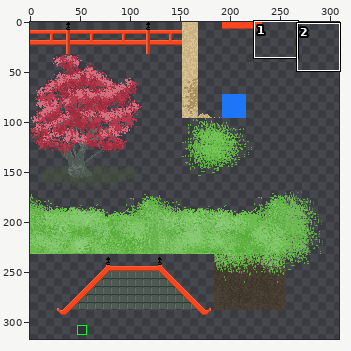
Sprite sheet, stored at media/garden.png. The picture above shows the old version from afar; the outline marks the close-up.
Close-up. Old version:
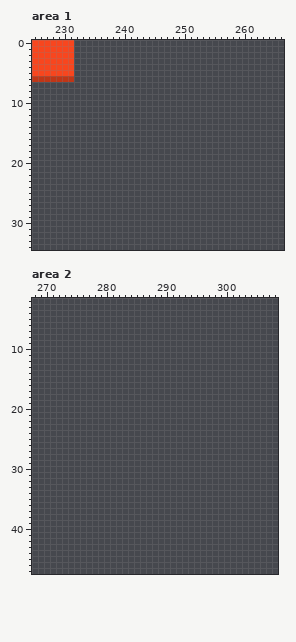
The file is 320x320 pixels. Colours within 5 levels of each other are drawn and written as one. Shown: area 1: x 225..266, y 0..34; area 2: x 268..308, y 2..47. The wide view leaves out empty margins.
After the commit:
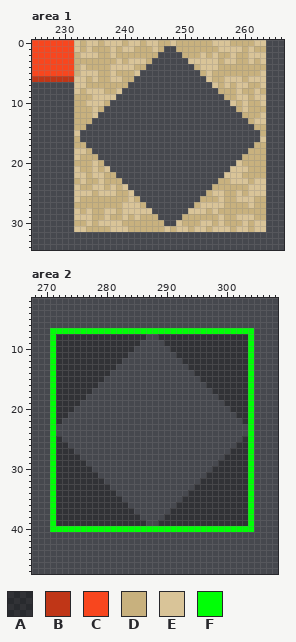
Palette (. is transparent): A #0000004d  B #c03617  C #f8461e  D #c8b17e  E #d9c498  F #00ff06
Difference:
--- area 1
@@ x 225..266 @@
- 0 CCCCCCC...................................
- 1 CCCCCCC...................................
- 2 CCCCCCC...................................
- 3 CCCCCCC...................................
- 4 CCCCCCC...................................
- 5 CCCCCCC...................................
- 6 BBBBBBB...................................
- 7 ..........................................
- 8 ..........................................
- 9 ..........................................
-10 ..........................................
-11 ..........................................
-12 ..........................................
-13 ..........................................
-14 ..........................................
-15 ..........................................
-16 ..........................................
-17 ..........................................
-18 ..........................................
-19 ..........................................
-20 ..........................................
-21 ..........................................
-22 ..........................................
-23 ..........................................
-24 ..........................................
-25 ..........................................
-26 ..........................................
-27 ..........................................
-28 ..........................................
-29 ..........................................
-30 ..........................................
-31 ..........................................
+ 0 CCCCCCCEDEEDEEEDEEDEEDDEDDDDDDEEEDDDDEE...
+ 1 CCCCCCCEDEDDDEDEEDDDED..DDDDDDDEEEEDEDD...
+ 2 CCCCCCCDEEEDDEDDDDDDD....DDDEDEDDEDDEEE...
+ 3 CCCCCCCDDDDDDDEDEEED......EEEEEDEEDDEDE...
+ 4 CCCCCCCDEDDDDEEEEDD........DEEEDDDDDDDD...
+ 5 CCCCCCCDEEEDDEDDDE..........DEDDDDDDDDE...
+ 6 BBBBBBBEEDEDDEEDD............EDDEEEDEEE...
+ 7 .......EEDDDDDDD..............EDEDEEDDE...
+ 8 .......EDEEEDDE................DDDEDDED...
+ 9 .......DDDEEEE..................DDEEDEE...
+10 .......DDEEED....................EDEDDE...
+11 .......DDDED......................DEDDD...
+12 .......DDDE........................DDDE...
+13 .......DDD..........................DEE...
+14 .......DD............................DD...
+15 .......E..............................D...
+16 .......D..............................E...
+17 .......DD............................DD...
+18 .......EED..........................DDD...
+19 .......EDDD........................DDDD...
+20 .......DDDED......................EDDDD...
+21 .......EDDEDE....................EEEDDD...
+22 .......EEDEEDD..................EEEDDDD...
+23 .......DEDDEDDD................DDEEEDEE...
+24 .......EDDEEDEDE..............DDDDDDEEE...
+25 .......EEEDEEEDDE............DEEDDEDEEE...
+26 .......EDDDDDDDDED..........DDDEDDEEEDD...
+27 .......DDDDDDDDEEED........DEEEEDDDDEDD...
+28 .......EDEDDEEDEEEEE......EEEDEDDDDDDDD...
+29 .......EEEDDEDDEDEDDD....DDDDDDEDDEEEDD...
+30 .......DDEDEEEEDDDDDDD..EDDDEEDEDDDEDEE...
+31 .......EEDDDDEEEDDDDDDEDEEDEEDEEEDEEDEE...
 32 ..........................................
--- area 2
@@ x 268..308 @@
  6 .........................................
- 7 .........................................
- 8 .........................................
- 9 .........................................
-10 .........................................
-11 .........................................
-12 .........................................
-13 .........................................
-14 .........................................
-15 .........................................
-16 .........................................
-17 .........................................
-18 .........................................
-19 .........................................
-20 .........................................
-21 .........................................
-22 .........................................
-23 .........................................
-24 .........................................
-25 .........................................
-26 .........................................
-27 .........................................
-28 .........................................
-29 .........................................
-30 .........................................
-31 .........................................
-32 .........................................
-33 .........................................
-34 .........................................
-35 .........................................
-36 .........................................
-37 .........................................
-38 .........................................
-39 .........................................
-40 .........................................
+ 7 ...FFFFFFFFFFFFFFFFFFFFFFFFFFFFFFFFFF....
+ 8 ...FAAAAAAAAAAAAAAA..AAAAAAAAAAAAAAAF....
+ 9 ...FAAAAAAAAAAAAAA....AAAAAAAAAAAAAAF....
+10 ...FAAAAAAAAAAAAA......AAAAAAAAAAAAAF....
+11 ...FAAAAAAAAAAAA........AAAAAAAAAAAAF....
+12 ...FAAAAAAAAAAA..........AAAAAAAAAAAF....
+13 ...FAAAAAAAAAA............AAAAAAAAAAF....
+14 ...FAAAAAAAAA..............AAAAAAAAAF....
+15 ...FAAAAAAAA................AAAAAAAAF....
+16 ...FAAAAAAA..................AAAAAAAF....
+17 ...FAAAAAA....................AAAAAAF....
+18 ...FAAAAA......................AAAAAF....
+19 ...FAAAA........................AAAAF....
+20 ...FAAA..........................AAAF....
+21 ...FAA............................AAF....
+22 ...FA..............................AF....
+23 ...F................................F....
+24 ...F................................F....
+25 ...FA..............................AF....
+26 ...FAA............................AAF....
+27 ...FAAA..........................AAAF....
+28 ...FAAAA........................AAAAF....
+29 ...FAAAAA......................AAAAAF....
+30 ...FAAAAAA....................AAAAAAF....
+31 ...FAAAAAAA..................AAAAAAAF....
+32 ...FAAAAAAAA................AAAAAAAAF....
+33 ...FAAAAAAAAA..............AAAAAAAAAF....
+34 ...FAAAAAAAAAA............AAAAAAAAAAF....
+35 ...FAAAAAAAAAAA..........AAAAAAAAAAAF....
+36 ...FAAAAAAAAAAAA........AAAAAAAAAAAAF....
+37 ...FAAAAAAAAAAAAA......AAAAAAAAAAAAAF....
+38 ...FAAAAAAAAAAAAAA....AAAAAAAAAAAAAAF....
+39 ...FAAAAAAAAAAAAAAA..AAAAAAAAAAAAAAAF....
+40 ...FFFFFFFFFFFFFFFFFFFFFFFFFFFFFFFFFF....
 41 .........................................
